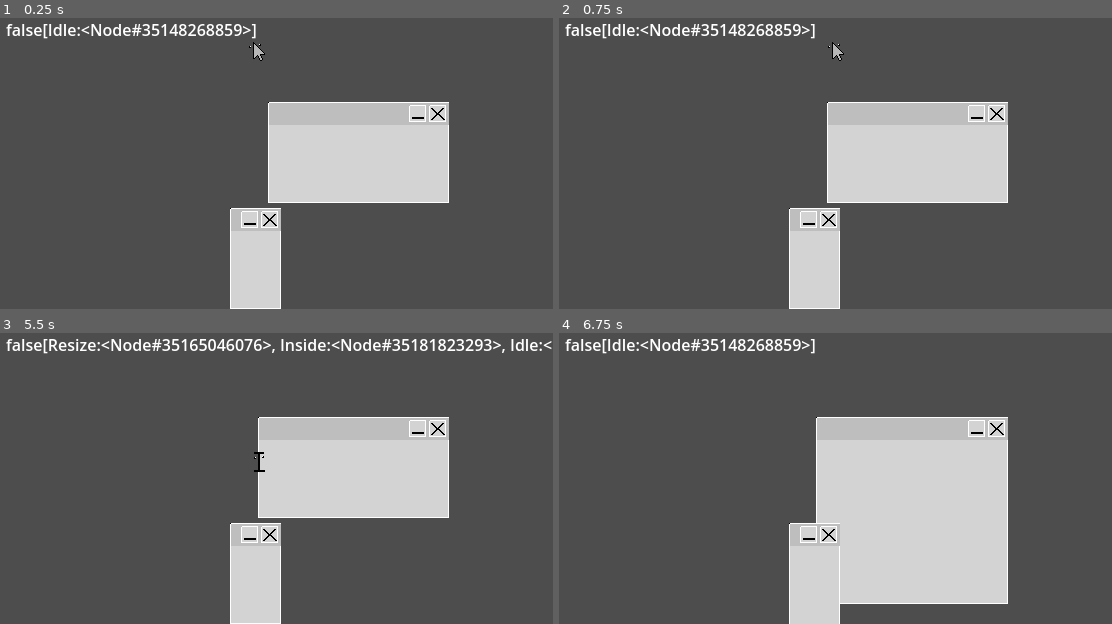
Above: before the commit, frames 1-4 (two rows, left to right).
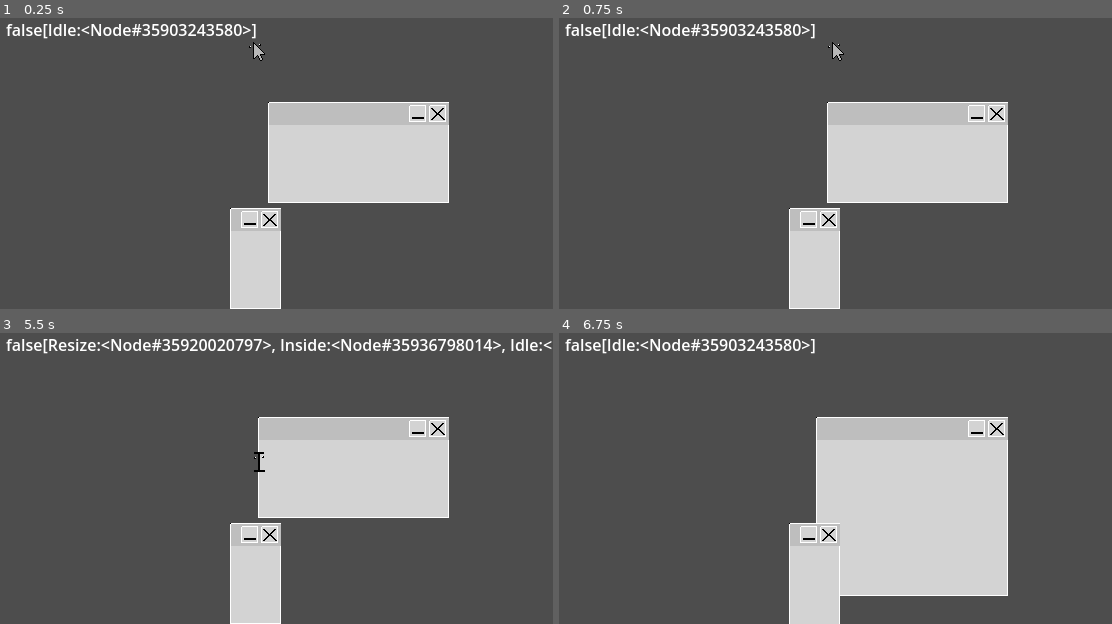
Above: after the commit, the same moments.

Repository: username123115/Clicky
Game: Godot game, scene res://intro.tscn
The game is run twice, just before and just after one commit, with the same random seed, the same clock (stepped at 60 frames per second) and the same inputs.
Inputs:
- Up to frame 1 (0.25 s): no input
- Up to frame 2 (0.75 s): tap Enter at 0.5 s; hold L (move_right) from 0.53 s (still down); hold Z (grab) from 0.53 s (still down)
- Up to frame 3 (5.5 s): release L (move_right) at 1.28 s; release Z (grab) at 1.28 s; hold J (move_down) 1.28-2.03 s; tap Z (grab) at 1.35, 2.85, 4.35 s; tap Space at 2, 3.5 s; hold L (move_right) 2.03-2.78 s; hold Z (grab) 2.03-2.78 s; tap Enter at 2.75, 4.25 s; hold K (move_up) 2.78-3.53 s; hold Z (grab) 3.53-4.28 s; hold H (move_left) 3.53-5.03 s; hold J (move_down) from 5.03 s (still down); hold Z (grab) from 5.03 s (still down)
- Up to frame 4 (6.75 s): release J (move_down) at 5.78 s; release Z (grab) at 5.78 s; hold L (move_right) 5.78-6.53 s; tap Z (grab) at 5.85 s; tap Space at 6.5 s; hold K (move_up) from 6.53 s (still down); hold Z (grab) from 6.53 s (still down)

The runs differ from the first frame. In frame 1, 0.3% of the frame differs, in the area x 28-44%, y 2-7%; in frame 2, 0.3%; in frame 3, 0.7%; in frame 4, 1.2%, in the area x 28-82%, y 2-94%.

Commit message:
move all window modifying logic into window state machine, player movement state machine should not reference window state

Diff:
--- a/player/player.tscn
+++ b/player/player.tscn
@@ -12,6 +12,7 @@
 [ext_resource type="Script" path="res://player/state_window_interactions/state_resize.gd" id="7_w06jt"]
 [ext_resource type="Script" path="res://player/state_window_interactions/state_inside.gd" id="8_qm5ks"]
 [ext_resource type="Texture2D" uid="uid://cqpc6voqd7dft" path="res://assets/art/clicky_resize.png" id="8_u1fhy"]
+[ext_resource type="Script" path="res://player/state_window_interactions/state_move.gd" id="12_rnb1k"]
 
 [sub_resource type="RectangleShape2D" id="RectangleShape2D_babds"]
 size = Vector2(10, 14)
@@ -107,6 +108,9 @@
 [node name="Inside" type="Node" parent="State Machine Windows"]
 script = ExtResource("8_qm5ks")
 
+[node name="Moving" type="Node" parent="State Machine Windows"]
+script = ExtResource("12_rnb1k")
+
 [node name="AnimationPlayer" type="AnimationPlayer" parent="."]
 libraries = {
 "": SubResource("AnimationLibrary_61ore")
--- a/player/state_movement/state_floating.gd
+++ b/player/state_movement/state_floating.gd
@@ -9,58 +9,17 @@
 
 
 func update(_delta: float) -> void:
-	var window_rect : Rect2
-	# Holds the distance between the window position and our position, useful for moves
-	var window_initial_offset : Vector2
 
 	var direction := get_input_direction()
 	var owner_velocity = owner.velocity
 
 	var target_velocity = float_speed * direction
 
-	var old := owner.global_position as Vector2
-
 	owner_velocity.x = step_towards(owner_velocity.x, target_velocity.x, _delta)
 	owner_velocity.y = step_towards(owner_velocity.y, target_velocity.y, _delta)
 	owner.velocity = owner_velocity
 
-	if owner.in_window:
-		window_rect = owner.window.window_get_rect()
-		window_initial_offset = owner.global_position - window_rect.position
-
 	owner.move_and_slide()
-
-	if owner.in_window:
-		# RESIZE
-		if owner.window_edge and owner.window_grab:
-			var up : bool = owner.window_grab_state['u']
-			var down : bool = owner.window_grab_state['d']
-			var left : bool = owner.window_grab_state['l']
-			var right : bool = owner.window_grab_state['r']
-
-			var h : bool = left or right
-			var v : bool = up or down
-
-			#var window_rect = owner.window.window_get_rect() as Rect2
-
-			if h:
-				# calculate the left offset
-				var distance : float = owner.global_position.x - window_rect.position.x
-				if right:
-					distance -= window_rect.size.x
-				owner.window.expand_width(distance, right)
-
-			if v:
-				# calculate the top offset
-				var distance : float = owner.global_position.y - window_rect.position.y
-				if down:
-					distance -= window_rect.size.y
-				owner.window.expand_height(distance, down)
-
-		if owner.window_move:
-			owner.window.global_position = owner.global_position - window_initial_offset
-
-
 
 # move towards but if moving faster in the same direction deceleration doesn't happen
 func step_towards(value : float, target : float, delta : float):
--- a/player/state_window_interactions/sm_window.gd
+++ b/player/state_window_interactions/sm_window.gd
@@ -2,12 +2,14 @@
 @onready var resize: Node = $Resize
 @onready var idle: Node = $Idle
 @onready var inside: Node = $Inside
+@onready var moving: Node = $Moving
 
 func _ready() -> void:
 	states_map = {
 		"idle": idle,
 		"inside": inside,
 		"resize": resize,
+		"moving": moving,
 	}
 	EventBus.connect("window_body_entered", _on_window_enter)
 	EventBus.connect("window_body_exited", _on_window_exit)
@@ -17,7 +19,7 @@
 	# The base state_machine interface this node extends does most of the work.
 	if not _active:
 		return
-	if state_name in ["resize", "inside"]:
+	if state_name in ["resize", "inside", "moving"]:
 		states_stack.push_front(states_map[state_name])
 	if state_name == "idle":
 		states_stack = ["idle"]
@@ -49,13 +51,13 @@
 		if len(owner.window_stack):
 			owner.window = owner.window_stack.pop_front()
 			#owner.window.focus(owner)		#change on resize / move instead
-			print("active window has changed")
+			#print("active window has changed")
 		# this was the only window, now we're in a plain area
 		else:
 			owner.in_window = false
 			owner.window = null
 			_change_state("idle")
-			print("out in the open!")
+			#print("out in the open!")
 
 	# we exited some window in the window stack, remove it
 	else:
--- a/player/state_window_interactions/state_inside.gd
+++ b/player/state_window_interactions/state_inside.gd
@@ -13,8 +13,10 @@
 		return
 
 	if Input.is_action_pressed("grab"):
-		owner.window_move = true
-		owner.window.focus()
+		finished.emit('moving')
+		return
+		#owner.window_move = true
+		#owner.window.focus()
 	else:
 		owner.window_move = false
 
--- /dev/null
+++ b/player/state_window_interactions/state_move.gd
@@ -0,0 +1,22 @@
+extends "rectangle.gd"
+
+var prev_pos : Vector2
+func enter() -> void:
+	assert(owner.in_window)
+	prev_pos = owner.global_position
+	owner.window_move = true
+	owner.window.focus(owner)
+
+func update(delta: float) -> void:
+	if not Input.is_action_pressed("grab"):
+		finished.emit("previous")
+		return
+
+	var d := owner.global_position - prev_pos as Vector2
+	prev_pos = owner.global_position
+
+	owner.window.global_position += d
+
+
+func exit() -> void:
+	owner.window_move = false
--- a/player/state_window_interactions/state_resize.gd
+++ b/player/state_window_interactions/state_resize.gd
@@ -3,8 +3,9 @@
 var old_animation: String
 signal debug_draw(rect_a, rect_b)
 
+
 func enter() -> void:
-	print("RESIZE!")
+	#print("RESIZE!")
 	var animation_player := owner.get_node(^"AnimationPlayer")
 	old_animation = animation_player.current_animation
 	if not old_animation:
@@ -13,8 +14,6 @@
 
 	owner.window_edge = true
 	owner.window_move = false
-
-
 
 func update(_delta: float):
 	assert(owner.in_window)
@@ -43,6 +42,25 @@
 		owner.window_grab_state['r'] = right
 		owner.window_grab_state['u'] = up
 		owner.window_grab_state['d'] = down
+
+		var h : bool = left or right
+		var v : bool = up or down
+
+		#var window_rect = owner.window.window_get_rect() as Rect2
+
+		if h:
+			# calculate the left offset
+			var distance : float = owner.global_position.x - window_rect.position.x
+			if right:
+				distance -= window_rect.size.x
+			owner.window.expand_width(distance, right)
+
+		if v:
+			# calculate the top offset
+			var distance : float = owner.global_position.y - window_rect.position.y
+			if down:
+				distance -= window_rect.size.y
+			owner.window.expand_height(distance, down)
 	else:
 		owner.window_grab = false
 
Not shown: 1 places in player/player.tscn that only renumber resources
